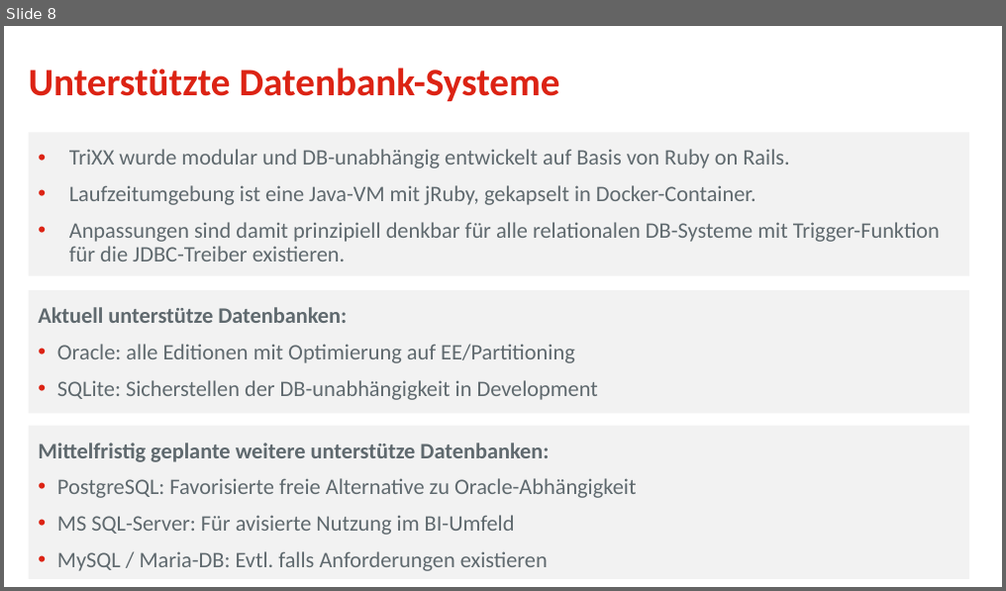
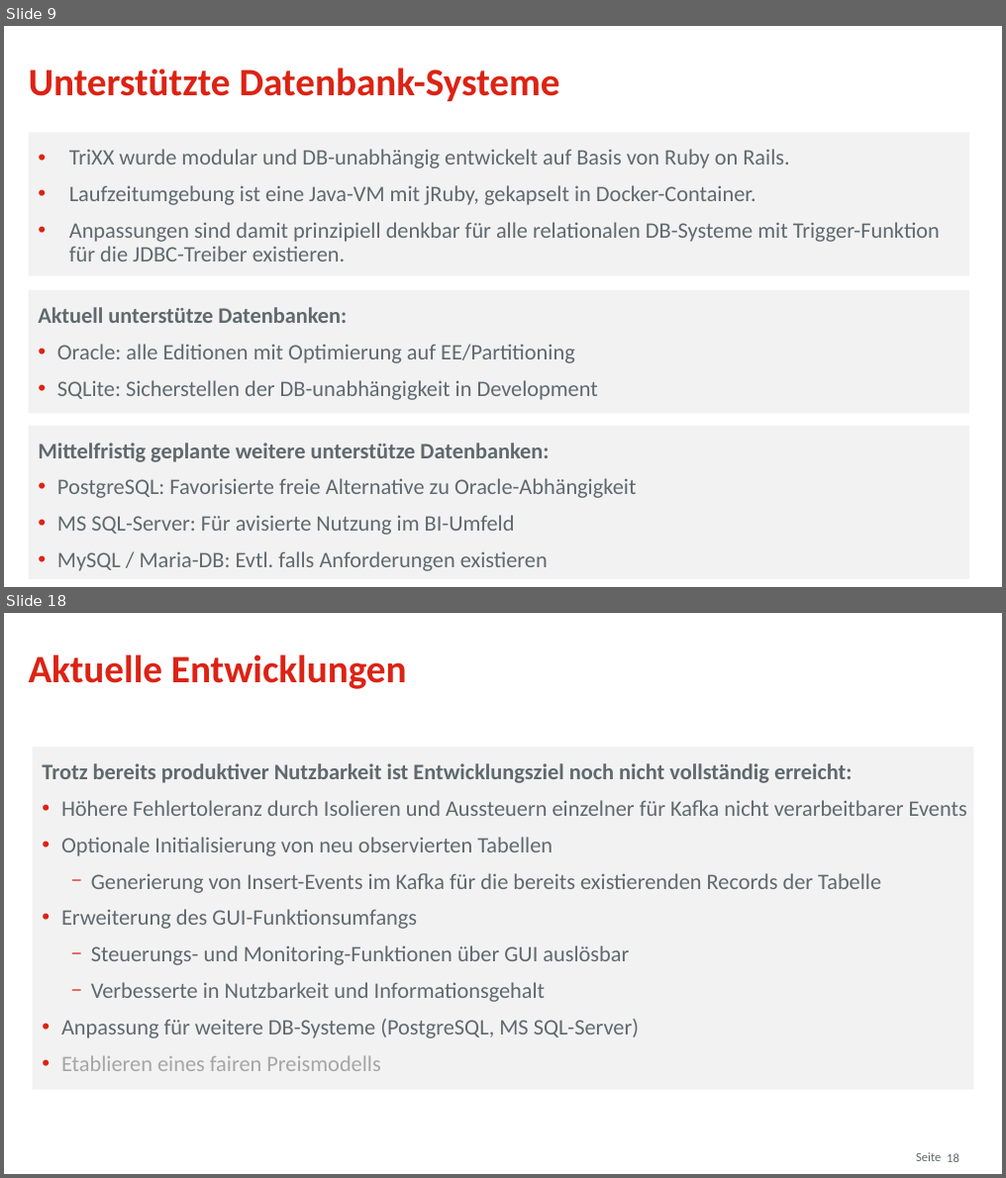
Before and after one commit to osp-ottogroup/movex-cdc, a slide deck: doc/2020-09_TriXX_Otto_QConf.pptx. Shown one above the other, each under a label of ours: slide 8 before the commit, slides 9 and 18 after it; the slides between them are not shown. The pictures are 1006x591 and 1006x1178 pixels, drawn with LibreOffice and Linux fonts; fonts in the diff are those of the drawing; background and template pictures are left out. Boxes give left, top, right and bottom in pixels: in the first picture for what was removed or moved away, otherwise in the second. Text is boxed around its words. In the diff, an @@ line names an element or a change of style, - is before the commit and + after.

```diff
--- a/doc/2020-09_TriXX_Otto_QConf.pptx
+++ b/doc/2020-09_TriXX_Otto_QConf.pptx
@@ slide 18 added at bbox=[4, 613, 1002, 1174], background #FFFFFF @@
@@ title added at bbox=[29, 655, 407, 689], 28 pt, text #DC2314, bold @@
+Aktuelle Entwicklungen
@@ rectangle added at bbox=[32, 747, 973, 1090], fill #F2F2F2, 16 pt, text #5F696E @@
+Trotz bereits produktiver Nutzbarkeit ist Entwicklungsziel noch nicht vollständig erreicht:
+• Höhere Fehlertoleranz durch Isolieren und Aussteuern einzelner für Kafka nicht verarbeitbarer Events
+• Optionale Initialisierung von neu observierten Tabellen
+  − Generierung von Insert-Events im Kafka für die bereits existierenden Records der Tabelle
+• Erweiterung des GUI-Funktionsumfangs
+  − Steuerungs- und Monitoring-Funktionen über GUI auslösbar
+  − Verbesserte in Nutzbarkeit und Informationsgehalt
+• Anpassung für weitere DB-Systeme (PostgreSQL, MS SQL-Server)
+• Etablieren eines fairen Preismodells
@@ text added at bbox=[916, 1153, 941, 1161], 9 pt, text #5F696E @@
+Seite
@@ page number added at bbox=[946, 1154, 959, 1162], 9 pt, text #5F696E @@
+18
@@ what was slide 8 is now slide 9 @@
```
Also in this commit, not shown: 6 slides changed, 10 other slides added, 6 slides removed.
